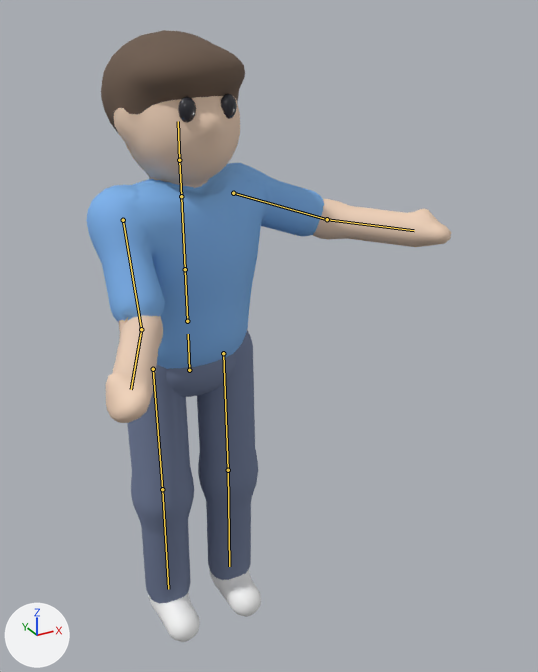
A saved change to the glTF model player/assets/character.glb.
Both versions are drawn from a camera (50 mm lens) standing at (-0.769, -1.895, 1.903) and looking at (0.181, -0.167, 1.039). The lights are fixed; the arrows at lower left show +X, +Y and +Z. The picture after the commit comes second. Both versions are drawn at frame 24 of the action 'AimShotgun'; the numbers are the values there. The bones that change, and the others that lie on the model, are drawn over the model as lines.

Names of what the first picture shows: 'Body'.
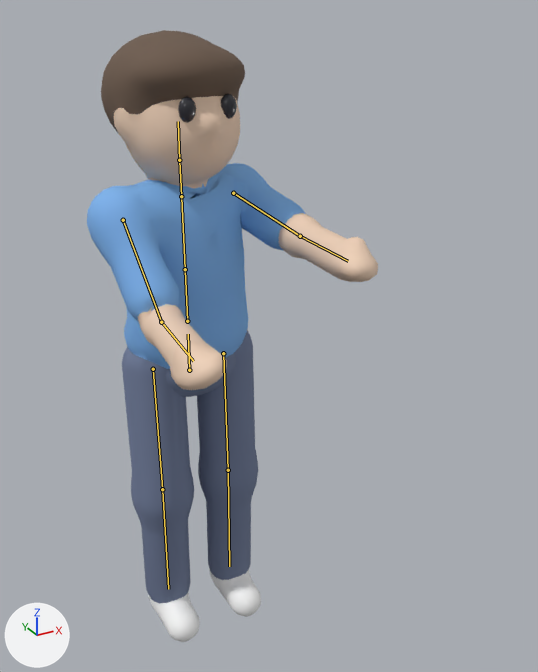
What differs and where, as boxes (x1, y1, x2, y2) in the pictures (538 x 672 px):
'Body', posed (20% narrower): before (86, 30, 451, 642); after (87, 30, 378, 642)
bone 'UpperArm.L', root to tip: before (233, 193) to (327, 219); after (233, 193) to (300, 236)
bone 'UpperArm.R', root to tip: before (123, 220) to (141, 329); after (123, 220) to (161, 322)

The change in detail:
Bone 'UpperArm.L' (bone_upperarm_l) turns from (-44, -60, -8) to (-84, -28, 2) degrees about its own x, y and z.
Bone 'UpperArm.R' (bone_upperarm_r) turns from (-43, 29, -21) to (-49, 17, -6) degrees about its own x, y and z.
